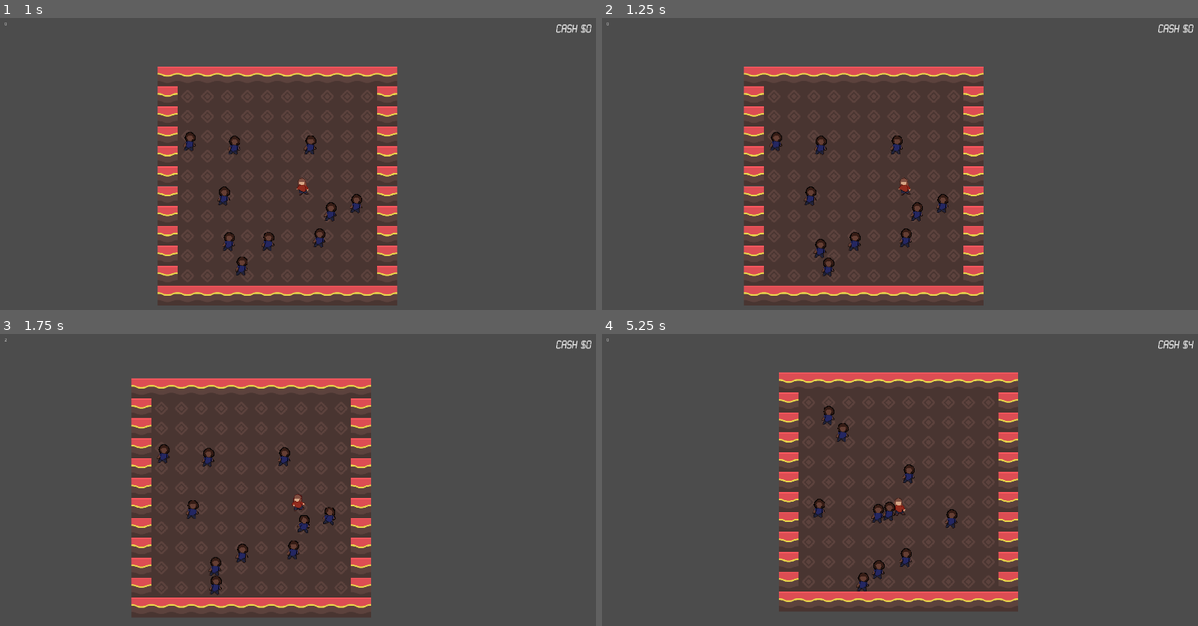
Above: before the commit, frames 1-4 (two rows, left to right).
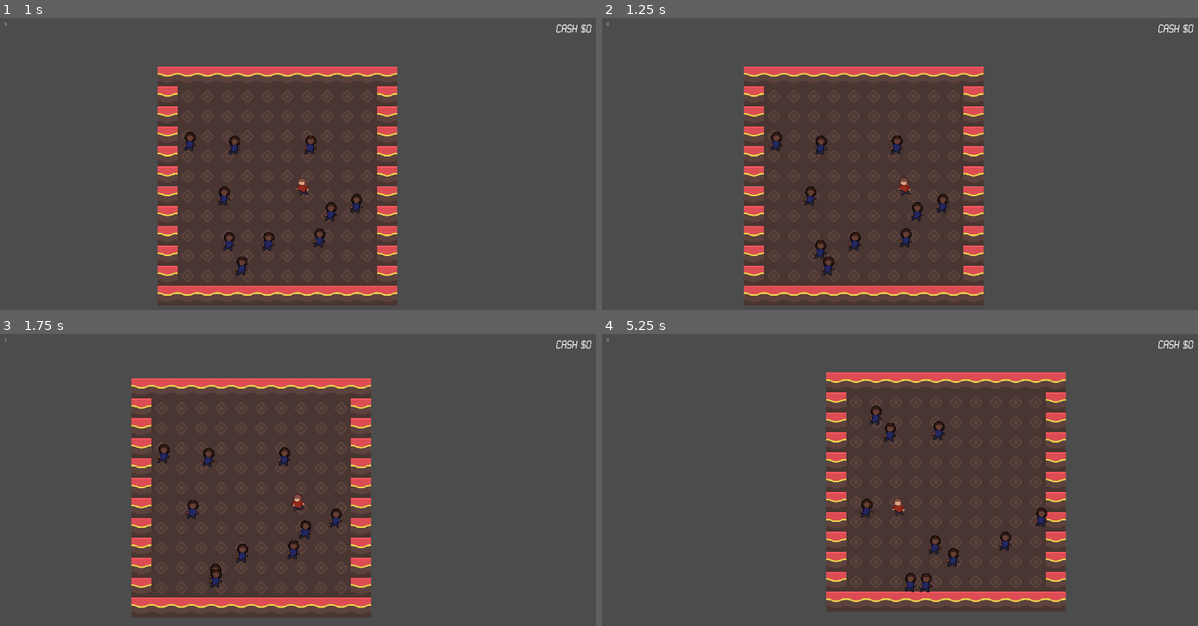
Above: after the commit, the same moments.

Repository: silentcoder99/LD46
Game: Godot game, scene res://Main.tscn
Same seed, same stepped clock (60 frames per second), same inputs: the game is played once before the commit and once after it.
Inputs:
- Up to frame 1 (1 s): tap Enter at 0.5 s; hold Right (ui_right) from 0.53 s (still down); hold Space (shoo, bound only after the commit) from 0.53 s (still down)
- Up to frame 2 (1.25 s): keep holding Right (ui_right); keep holding Space (shoo, bound only after the commit)
- Up to frame 3 (1.75 s): release Right (ui_right) at 1.28 s; release Space (shoo, bound only after the commit) at 1.28 s; hold Down (ui_down) from 1.28 s (still down); tap E (dance) at 1.35 s; tap Space (shoo, bound only after the commit) at 1.55 s
- Up to frame 4 (5.25 s): release Down (ui_down) at 2.03 s; hold Right (ui_right) 2.03-2.78 s; hold Space (shoo, bound only after the commit) 2.03-2.78 s; hold Up (ui_up) 2.78-3.53 s; tap Space (shoo, bound only after the commit) at 2.85, 3.8, 4.35 s; hold E (dance) 3.53-4.28 s; hold Left (ui_left) 3.53-5.03 s; hold Down (ui_down) from 5.03 s (still down); hold Space (shoo, bound only after the commit) from 5.03 s (still down)

Frame 1 is identical in both runs. In frame 2, 0.1% of the frame differs, in the area x 35-39%, y 75-89%; in frame 3, 0.5%; in frame 4, 14%, in the area x 29-100%, y 2-95%.

Commit message:
Add shooing of Partiers
Also people can stand infront of each other now

Diff:
--- a/Main.gd
+++ b/Main.gd
@@ -23,7 +23,7 @@
 		spawn_position.y = randi() % (spawn_area * 2) - spawn_area
 
 		var partier = Partier.instance()
-		add_child(partier)
+		$YSort.add_child(partier)
 		partier.position = spawn_position
 
 func _process(delta):
@@ -31,8 +31,8 @@
 	if time_limit <= 0:
 		get_tree().reload_current_scene()
 
-	$UI/DebugLabel.text = str($Player.nearby_partiers) + '\n'
-	$UI/MoneyLabel.text = "Cash $" + str($Player.money);
+	$UI/DebugLabel.text = str($YSort/Player.nearby_partiers) + '\n'
+	$UI/MoneyLabel.text = "Cash $" + str($YSort/Player.money);
 
 	if damage_fade >= 0:
 		$UI/DamageRect.color = transparent.linear_interpolate(opaque, damage_fade)
--- a/Main.tscn
+++ b/Main.tscn
@@ -3,8 +3,8 @@
 [ext_resource path="res://Main.gd" type="Script" id=1]
 [ext_resource path="res://Partier.tscn" type="PackedScene" id=2]
 [ext_resource path="res://tilesheet.png" type="Texture" id=3]
-[ext_resource path="res://Player.tscn" type="PackedScene" id=4]
-[ext_resource path="res://fonts/LCD-N___.TTF" type="DynamicFontData" id=5]
+[ext_resource path="res://fonts/LCD-N___.TTF" type="DynamicFontData" id=4]
+[ext_resource path="res://Player.tscn" type="PackedScene" id=5]
 
 [sub_resource type="ConvexPolygonShape2D" id=1]
 points = PoolVector2Array( 0, 0, 64, 0, 64, 64, 0, 64 )
@@ -54,8 +54,6 @@
 __meta__ = {
 "_edit_lock_": true
 }
-
-[node name="Player" parent="." instance=ExtResource( 4 )]
 
 [node name="UI" type="CanvasLayer" parent="."]
 
@@ -83,3 +81,7 @@
 anchor_right = 1.0
 anchor_bottom = 1.0
 color = Color( 1, 0.305882, 0.305882, 0 )
+
+[node name="YSort" type="YSort" parent="."]
+
+[node name="Player" parent="YSort" instance=ExtResource( 5 )]
--- a/Partier.gd
+++ b/Partier.gd
@@ -68,6 +68,13 @@
 	$MoveTimer.wait_time = rand_range(0, max_move_delay)
 	$MoveTimer.start()
 
+func shoo(direction):
+	$MoveTimer.stop()
+	move_direction = direction
+	moving = true
+	$MoveDurationTimer.wait_time = rand_range(min_move_duration, max_move_duration)
+	$MoveDurationTimer.start()
+
 func _on_MoveTimer_timeout():
 	print("Moving!")
 
--- a/Partier.tscn
+++ b/Partier.tscn
@@ -41,7 +41,7 @@
 }
 
 [sub_resource type="RectangleShape2D" id=2]
-extents = Vector2( 4.5, 7.5 )
+extents = Vector2( 4.5, 2 )
 
 [node name="Partier" type="RigidBody2D" groups=[
 "partier",
@@ -70,7 +70,7 @@
 anims/dance = SubResource( 3 )
 
 [node name="CollisionShape2D" type="CollisionShape2D" parent="."]
-visible = false
+position = Vector2( 0, 20 )
 scale = Vector2( 4, 4 )
 shape = SubResource( 2 )
 
--- a/Player.gd
+++ b/Player.gd
@@ -35,6 +35,12 @@
 			$AnimationPlayer.stop()
 			$AnimationPlayer.seek(0, true)
 
+	if event.is_action_pressed("shoo"):
+		var shooed = $ProximityArea.get_overlapping_bodies()
+		for body in shooed:
+			if is_body_partier(body):
+				body.shoo(position.direction_to(body.position))
+
 func _on_ProximityArea_body_entered(body):
 	if is_body_partier(body):
 		body.start_dancing($AnimationPlayer.get_current_animation_position())
--- a/Player.tscn
+++ b/Player.tscn
@@ -29,7 +29,7 @@
 radius = 100.0
 
 [sub_resource type="RectangleShape2D" id=3]
-extents = Vector2( 4.5, 7 )
+extents = Vector2( 4.5, 2 )
 
 [node name="Player" type="RigidBody2D" groups=[
 "player",
@@ -69,8 +69,7 @@
 shape = SubResource( 2 )
 
 [node name="CollisionShape2D" type="CollisionShape2D" parent="."]
-visible = false
-position = Vector2( -1, 1 )
+position = Vector2( -1, 20 )
 scale = Vector2( 4, 4 )
 shape = SubResource( 3 )
 [connection signal="body_entered" from="ProximityArea" to="." method="_on_ProximityArea_body_entered"]
--- a/project.godot
+++ b/project.godot
@@ -82,6 +82,11 @@
 "events": [ Object(InputEventKey,"resource_local_to_scene":false,"resource_name":"","device":0,"alt":false,"shift":false,"control":false,"meta":false,"command":false,"pressed":false,"scancode":69,"unicode":0,"echo":false,"script":null)
  ]
 }
+shoo={
+"deadzone": 0.5,
+"events": [ Object(InputEventKey,"resource_local_to_scene":false,"resource_name":"","device":0,"alt":false,"shift":false,"control":false,"meta":false,"command":false,"pressed":false,"scancode":32,"unicode":0,"echo":false,"script":null)
+ ]
+}
 
 [rendering]
 
Not shown: 1 places in Main.tscn that only renumber resources
